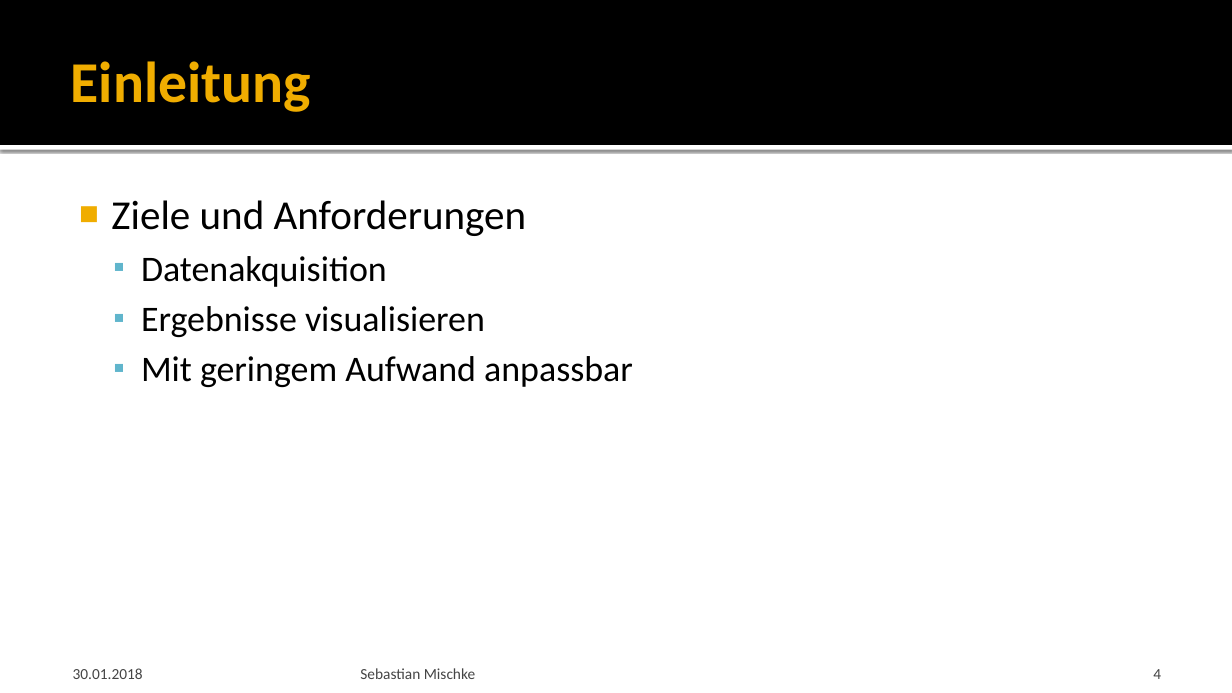
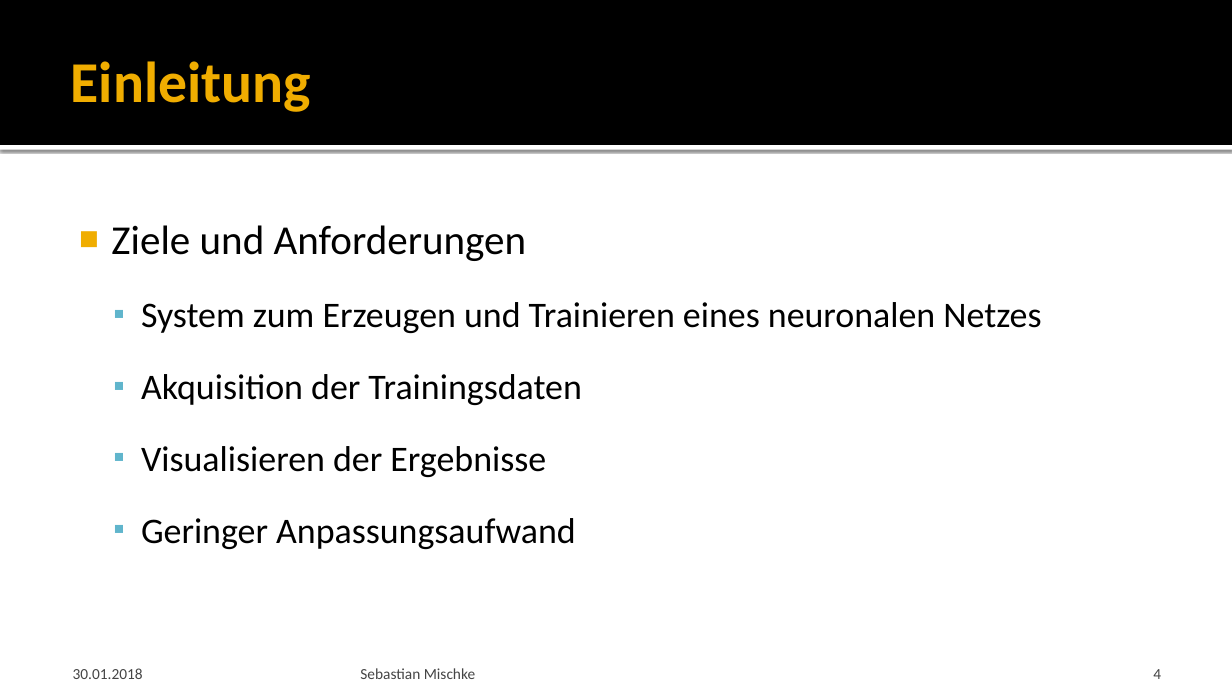
Before and after one commit to Saritus/bachelor-thesis, a slide deck: slide 4 of docs/verteidigung/Verteidigung.pptx. Drawn at 1232x693 pixels with LibreOffice and Linux fonts; fonts in the diff are those of the drawing; background and template pictures are left out. Boxes give left, top, right and bottom in pixels: in the first picture for what was removed or moved away, otherwise in the second. Text is boxed around its words. In the diff, an @@ line names an element or a change of style, - is before the commit and + after.

Commit message:
Presentation done

```diff
--- a/docs/verteidigung/Verteidigung.pptx
+++ b/docs/verteidigung/Verteidigung.pptx
@@ text at bbox=[111, 225, 527, 261]: line spacing 1 to 1.5 @@
@@ text at bbox=[141, 302, 1041, 549]: text changed @@
-  ▪ Datenakquisition
-  ▪ Ergebnisse visualisieren
-  ▪ Mit geringem Aufwand anpassbar
+  ▪ System zum Erzeugen und Trainieren eines neuronalen Netzes
+  ▪ Akquisition der Trainingsdaten
+  ▪ Visualisieren der Ergebnisse
+  ▪ Geringer Anpassungsaufwand
```
Also in this commit, not shown: 5 other slides changed, 1 other file.
